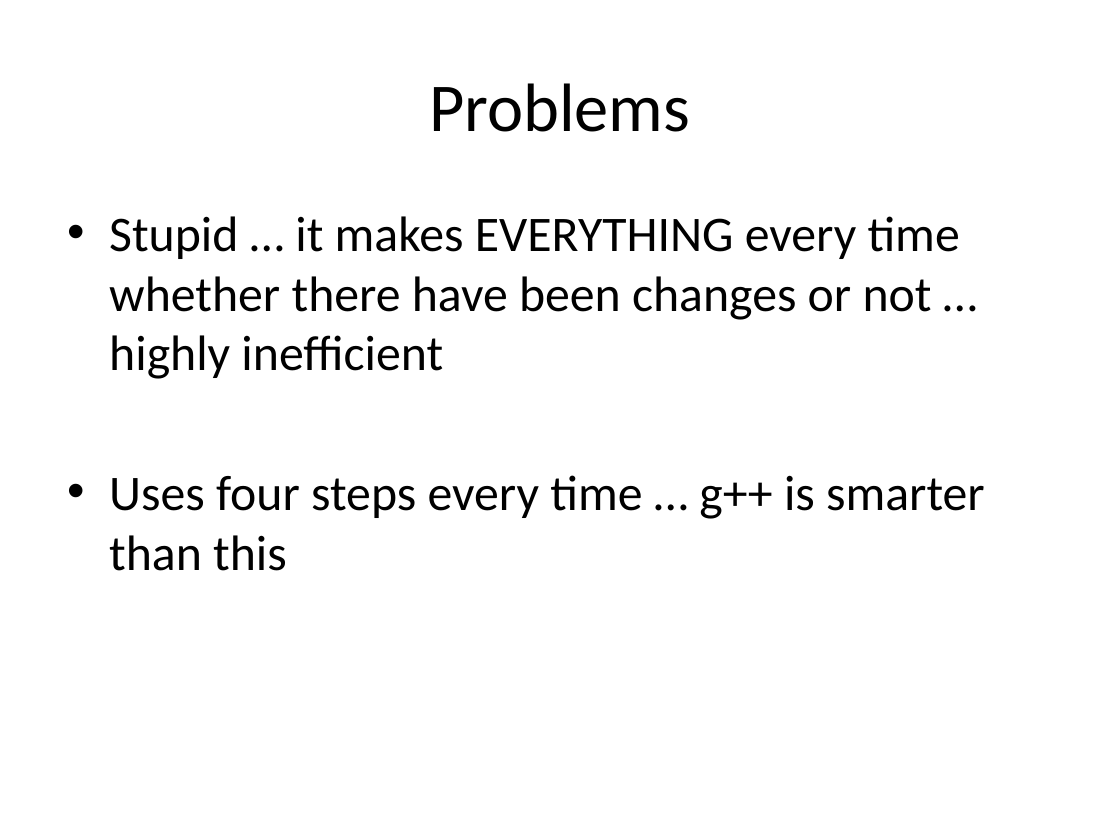
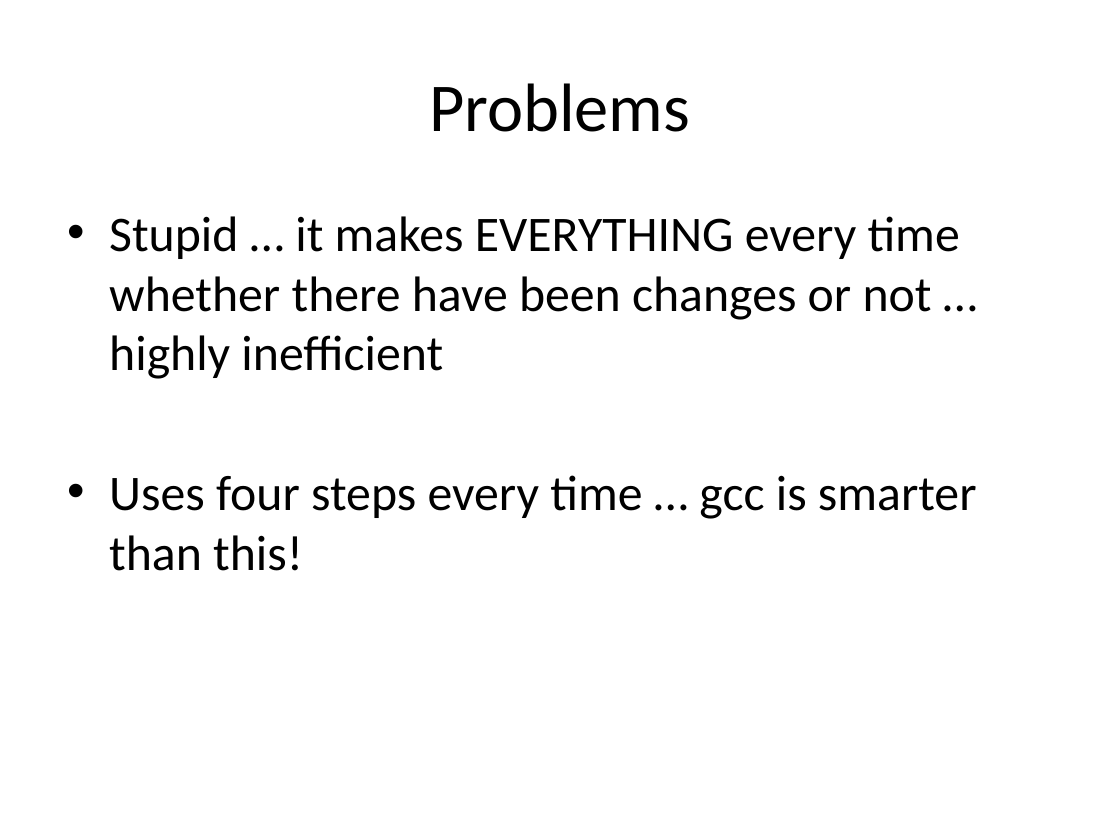
Before and after one commit to brash99/Cpsc256, a slide deck: slide 11 of Makefile_tutorial/Makefile_tutorial.pptx. Drawn at 1120x840 pixels with LibreOffice and Linux fonts; fonts in the diff are those of the drawing. Boxes give left, top, right and bottom in pixels: in the first picture for what was removed or moved away, otherwise in the second. Text is boxed around its words. In the diff, an @@ line names an element or a change of style, - is before the commit and + after.

```diff
--- a/Makefile_tutorial/Makefile_tutorial.pptx
+++ b/Makefile_tutorial/Makefile_tutorial.pptx
@@ text at <box>109,475,977,571</box>: text changed @@
-• Uses four steps every time … g++ is smarter than this
+• Uses four steps every time … gcc is smarter than this!
```
Also in this commit, not shown: 16 other slides changed.
